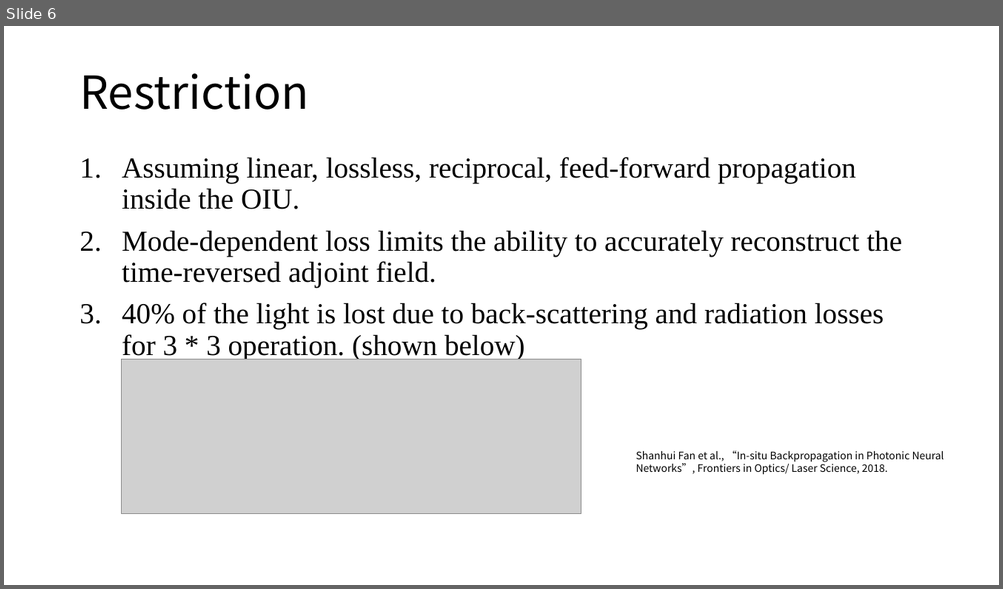
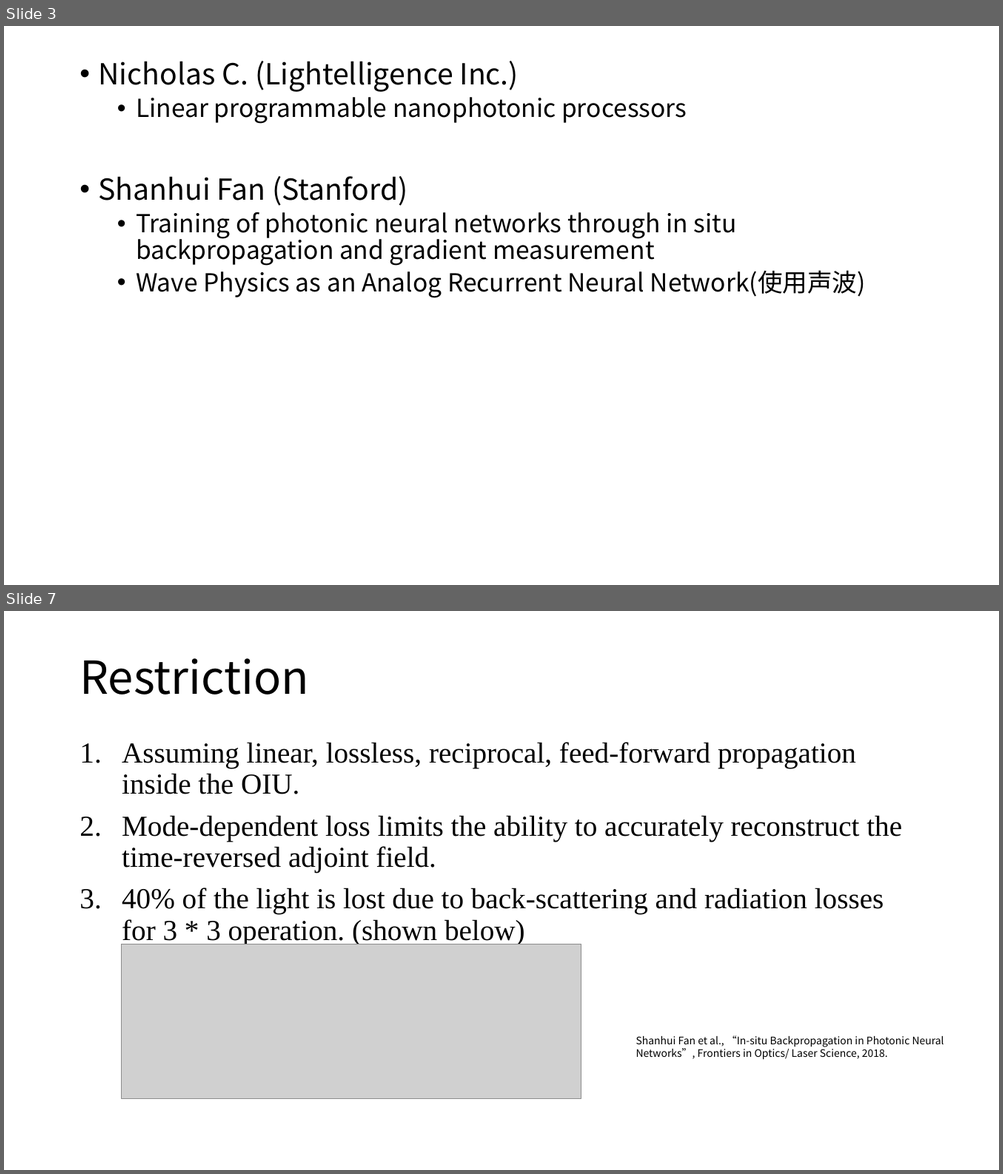
Before and after one commit to lucaschang95/DiscussionWithLin, a slide deck: 20190907 - Deep Learning 调研.pptx. Shown one above the other, each under a label of ours: slide 6 before the commit, slides 3 and 7 after it; the slides between them are not shown. The pictures are 1003x589 and 1003x1174 pixels, drawn with LibreOffice and Linux fonts; fonts in the diff are those of the drawing; grey boxes stand for pictures. Boxes give left, top, right and bottom in pixels: in the first picture for what was removed or moved away, otherwise in the second. Text is boxed around its words. In the diff, an @@ line names an element or a change of style, - is before the commit and + after.

```diff
--- a/20190907 - Deep Learning 调研.pptx
+++ b/20190907 - Deep Learning 调研.pptx
@@ slide 3 added at [4,26,999,585], background #FFFFFF @@
@@ text added at [99,61,865,298], 24 pt, text #000000 @@
+• Nicholas C. (Lightelligence Inc.)
+  • Linear programmable nanophotonic processors
+• Shanhui Fan (Stanford)
+  • Training of photonic neural networks through in situ backpropagation and gradient measurement
+  • Wave Physics as an Analog Recurrent Neural Network(使用声波)
@@ what was slide 6 is now slide 7 @@
```
Also in this commit, not shown: 4 slides changed, 3 other slides added, 1 slide removed, 1 other file.
